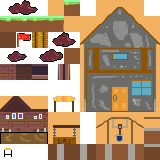
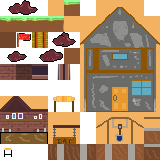
Two versions of the same layered image (160×160). Layer-by-layer changes:
renamed "Pasted Layer #2" to "level2.png", painted on it over [50, 131, 160, 160]
